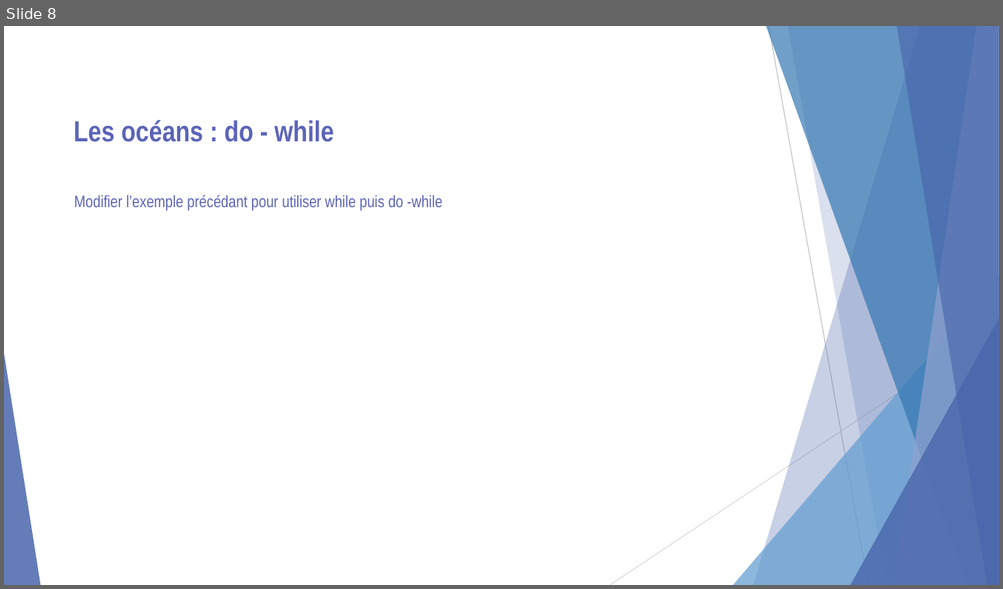
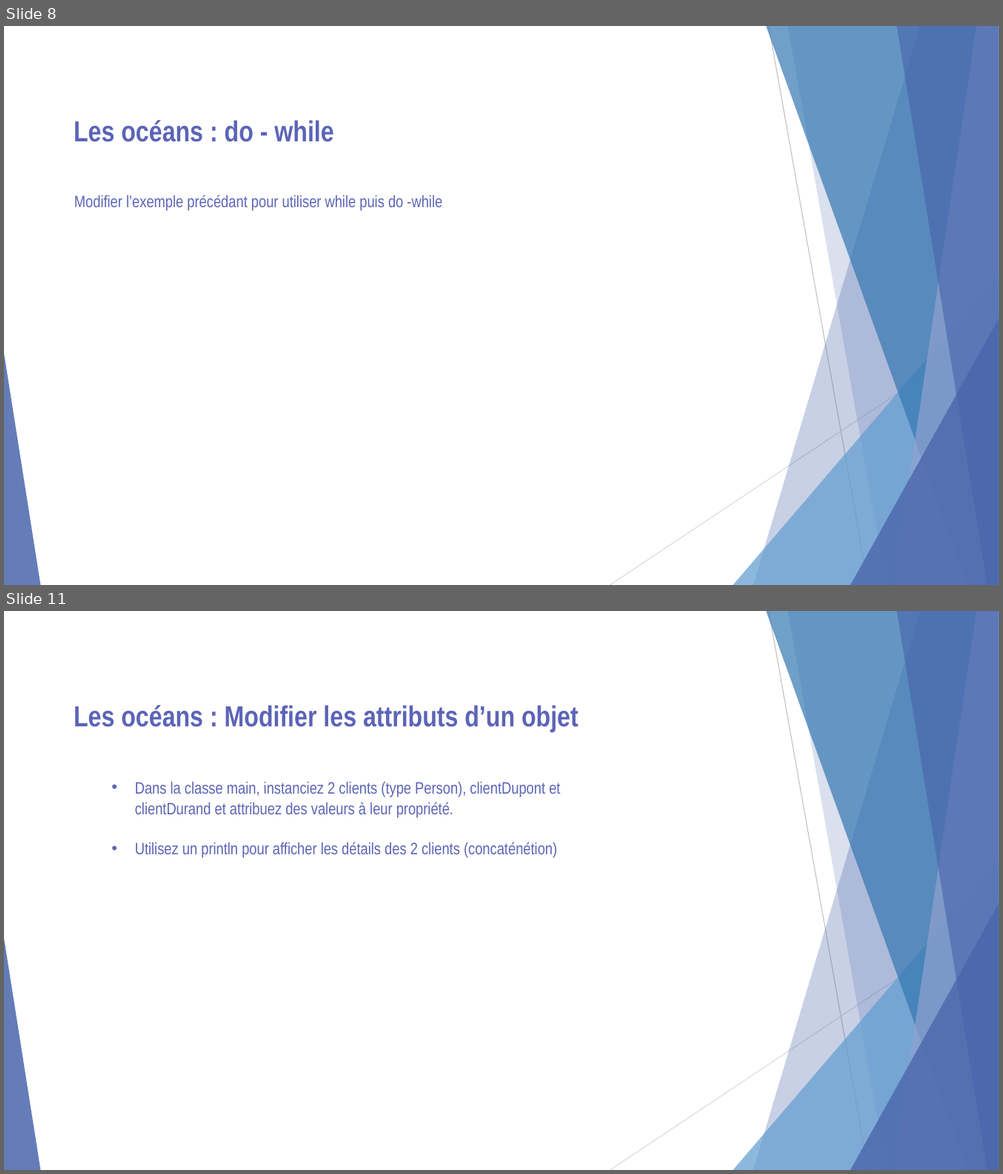
Before and after one commit to LucxxM/CoursAfpaFredBackUp, a slide deck: cours/Proget oceans_Exercices.pptx. Shown one above the other, each under a label of ours: slide 8 before the commit, slides 8 and 11 after it; the slides between them are not shown. The pictures are 1003x589 and 1003x1174 pixels, drawn with LibreOffice and Linux fonts; fonts in the diff are those of the drawing. Boxes give left, top, right and bottom in pixels: in the first picture for what was removed or moved away, otherwise in the second. Text is boxed around its words. In the diff, an @@ line names an element or a change of style, - is before the commit and + after.

```diff
--- a/cours/Proget oceans_Exercices.pptx
+++ b/cours/Proget oceans_Exercices.pptx
@@ slide 11 added at (x1=4, y1=611, x2=999, y2=1170), background #FFFFFF; not listed: 10 template elements that a slide beside it also shows @@
@@ text added at (x1=74, y1=705, x2=578, y2=732), 28 pt, text #5C64B7, bold @@
+Les océans : Modifier les attributs d’un objet
@@ text added at (x1=135, y1=782, x2=560, y2=858), 16 pt, text #5C64B7 @@
+• Dans la classe main, instanciez 2 clients (type Person), clientDupont et clientDurand et attribuez des valeurs à leur propriété.
+  • Utilisez un println pour afficher les détails des 2 clients (concaténétion)
```
Also in this commit, not shown: 4 other slides added, 17 other files.
